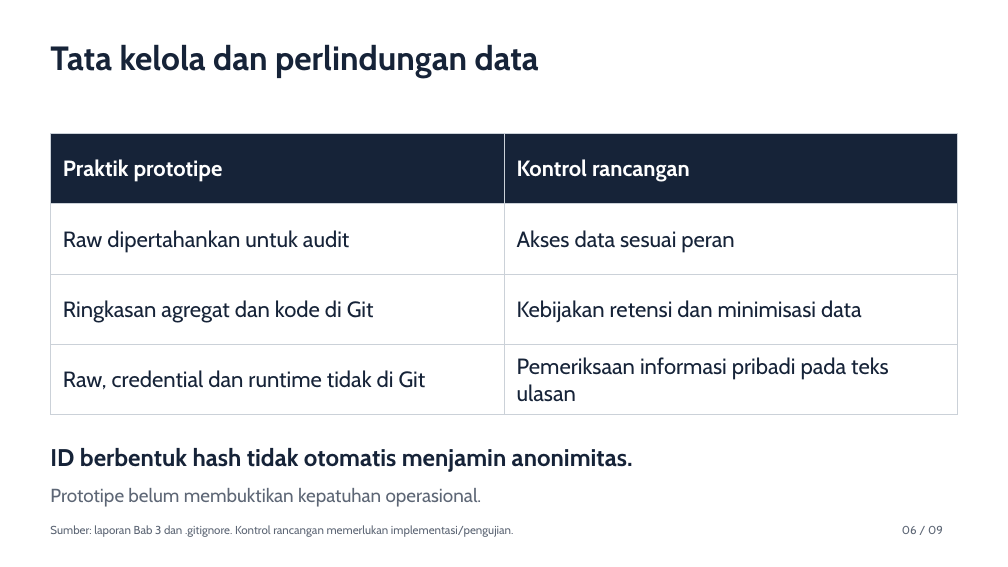
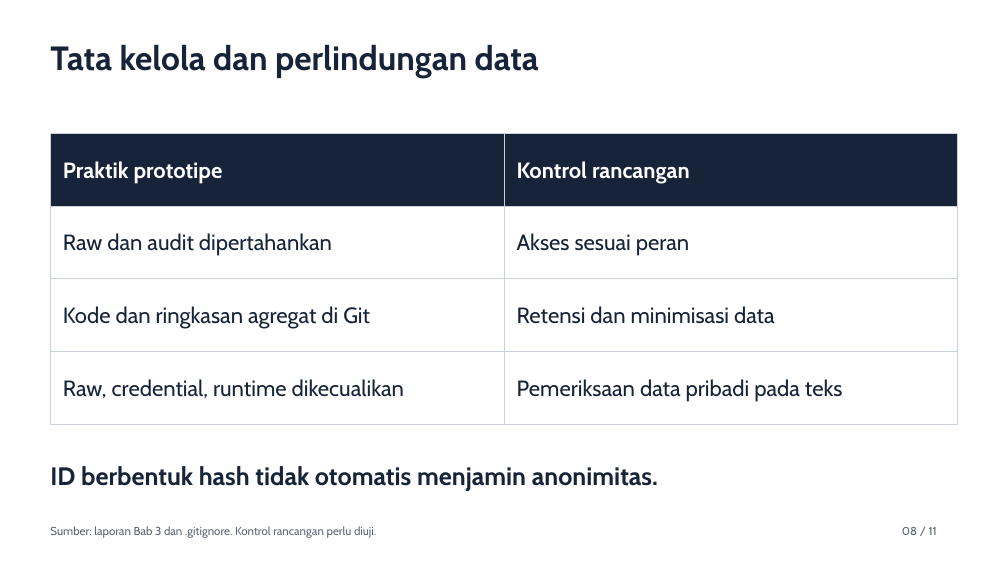
Before and after one commit to yanlis-lase-SSG7/2611-bigDataAnalitycs-assignment1, a slide deck: slide 8 of presentations/Assignment_I_Olist_2702751284.pptx (slide 6 before the commit). Drawn at 1008x567 pixels with LibreOffice and Linux fonts; fonts in the diff are those of the drawing. Boxes give left, top, right and bottom in pixels: in the first picture for what was removed or moved away, otherwise in the second. Text is boxed around its words. In the diff, an @@ line names an element or a change of style, - is before the commit and + after.

```diff
--- a/presentations/Assignment_I_Olist_2702751284.pptx
+++ b/presentations/Assignment_I_Olist_2702751284.pptx
@@ table at (51,133,958,424) @@
-row 2, column 1: Raw dipertahankan untuk audit
+row 2, column 1: Raw dan audit dipertahankan
-row 2, column 2: Akses data sesuai peran
+row 2, column 2: Akses sesuai peran
-row 3, column 1: Ringkasan agregat dan kode di Git
+row 3, column 1: Kode dan ringkasan agregat di Git
-row 3, column 2: Kebijakan retensi dan minimisasi data
+row 3, column 2: Retensi dan minimisasi data
-row 4, column 1: Raw, credential dan runtime tidak di Git
+row 4, column 1: Raw, credential, runtime dikecualikan
-row 4, column 2: Pemeriksaan informasi pribadi pada teks ulasan
+row 4, column 2: Pemeriksaan data pribadi pada teks
@@ text "ID berbentuk hash tidak otomatis ...": place and size @@
-text "ID berbentuk hash tidak otomatis ..." at (50,448,633,472)
+text "ID berbentuk hash tidak otomatis ..." at (50,466,658,491)
@@ text "ID berbentuk hash tidak otomatis ..." at (50,466,658,491): size 23 to 24 pt @@
@@ text removed at (50,488,482,507) @@
-Prototipe belum membuktikan kepatuhan operasional.
@@ text at (50,526,376,538): text changed @@
-Sumber: laporan Bab 3 dan .gitignore. Kontrol rancangan memerlukan implementasi/pengujian.
+Sumber: laporan Bab 3 dan .gitignore. Kontrol rancangan perlu diuji.
@@ text at (902,527,937,535): text changed @@
-06 / 09
+08 / 11
```
Also in this commit, not shown: 4 other slides changed, 6 slides added, 4 slides removed, 4 other files.
